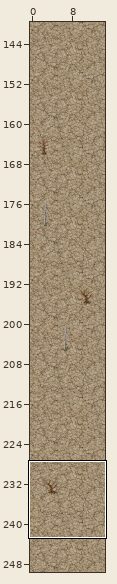
Tiled map -- android/assets/levelOne/levelOne.tmx. Above: a wide view before the commit, with the close-up outlined.
Close-up. Before the commit:
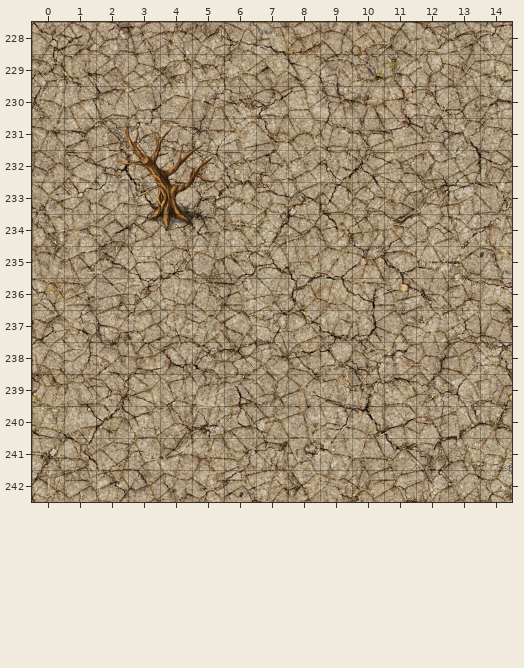
Cells are 32x32 px. Shown: x 0..14, y 228..242.
After:
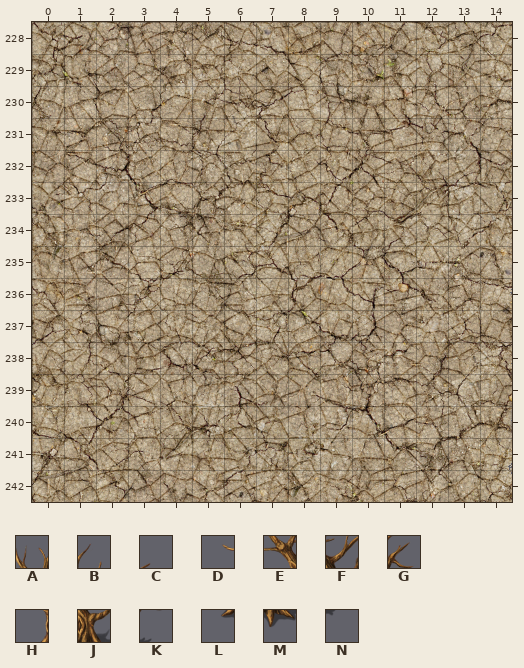
Key: from "background": A 144, B 145, C 146, D 175, E 176, F 177, G 178, H 208, J 209, K 210, L 240, M 241, N 242.
_ is an empty cell.
What changed:
Layer "graphics":
y 231: x 3..5 ABC -> ___
y 232: x 2..5 DEFG -> ____
y 233: x 3..5 HJK -> ___
y 234: x 3..5 LMN -> ___
